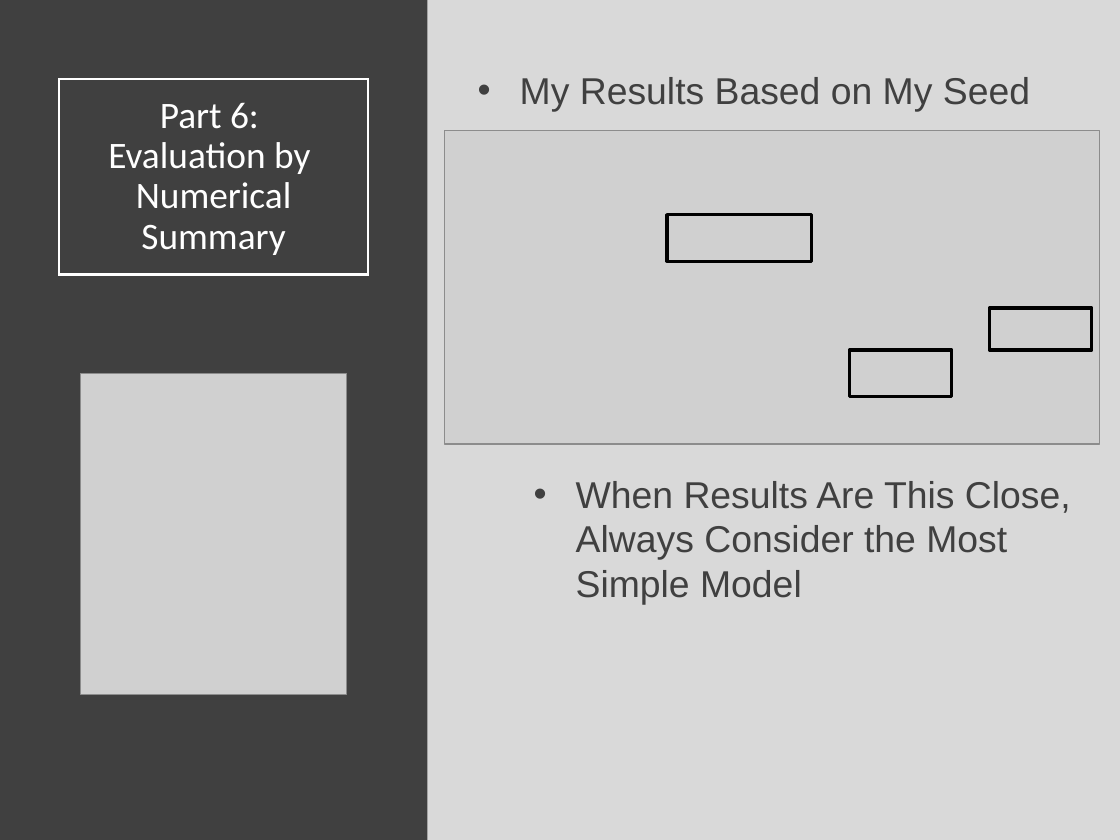
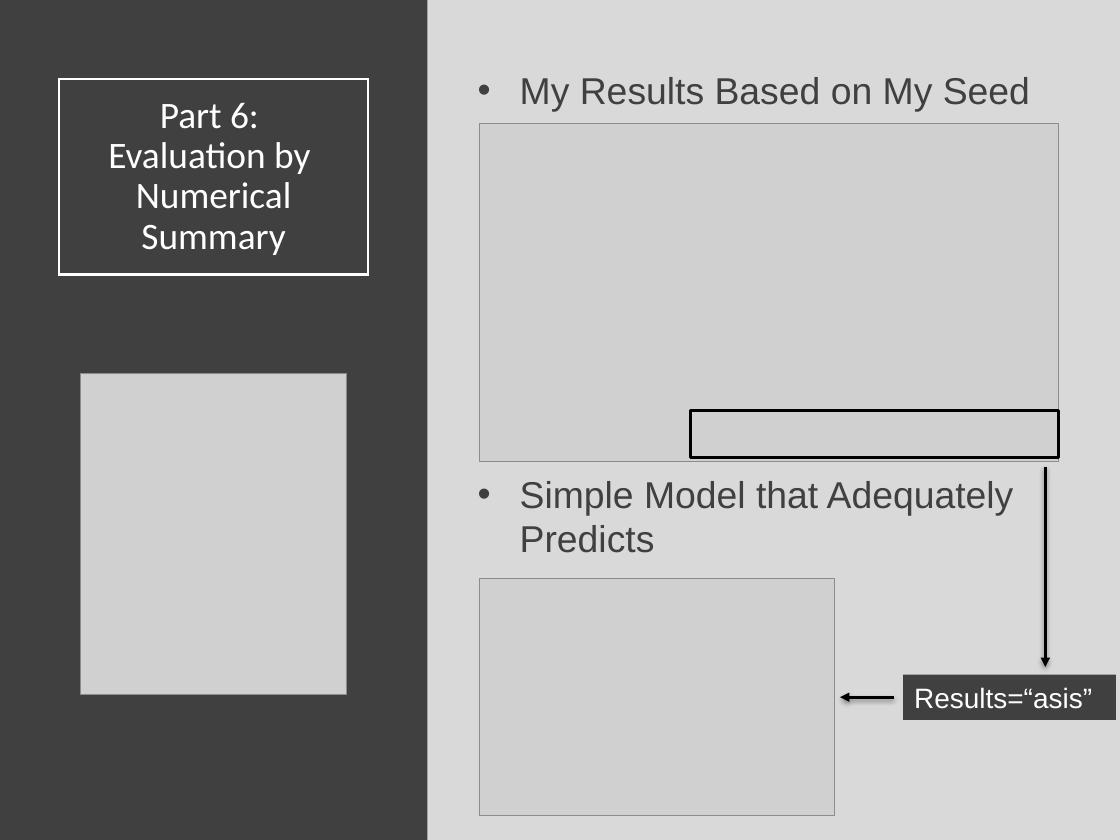
Before and after one commit to SuperMarioGiacomazzo/STOR320_WEBSITE, a slide deck: slide 17 of Lecture/Modeling 3/Modeling_3_Lecture.pptx. Drawn at 1120x840 pixels with LibreOffice and Linux fonts; fonts in the diff are those of the drawing; grey boxes stand for pictures. Boxes give left, top, right and bottom in pixels: in the first picture for what was removed or moved away, otherwise in the second. Text is boxed around its words. In the diff, an @@ line names an element or a change of style, - is before the commit and + after.

```diff
--- a/Lecture/Modeling 3/Modeling_3_Lecture.pptx
+++ b/Lecture/Modeling 3/Modeling_3_Lecture.pptx
@@ picture: place and size @@
-picture at box(445, 131, 1100, 445)
+picture at box(479, 123, 1058, 461)
@@ rectangle removed at box(989, 308, 1092, 351) @@
@@ rectangle removed at box(849, 349, 952, 396) @@
@@ rectangle: place and size @@
-rectangle at box(668, 215, 812, 262)
+rectangle at box(691, 411, 1060, 458)
@@ arrow added from (1045, 467) to (1045, 668), #000000 2 pt @@
@@ text at box(520, 481, 1014, 553): text changed @@
-  • When Results Are This Close, Always Consider the Most Simple Model
+• Simple Model that Adequately Predicts
@@ picture added at box(479, 579, 834, 816) @@
@@ rectangle added at box(903, 674, 1116, 719), fill #404040, 18 pt, text #FFFFFF @@
+Results=“asis”
@@ arrow added from (894, 698) to (840, 698), #000000 2 pt @@
```
Also in this commit, not shown: 13 other files.
